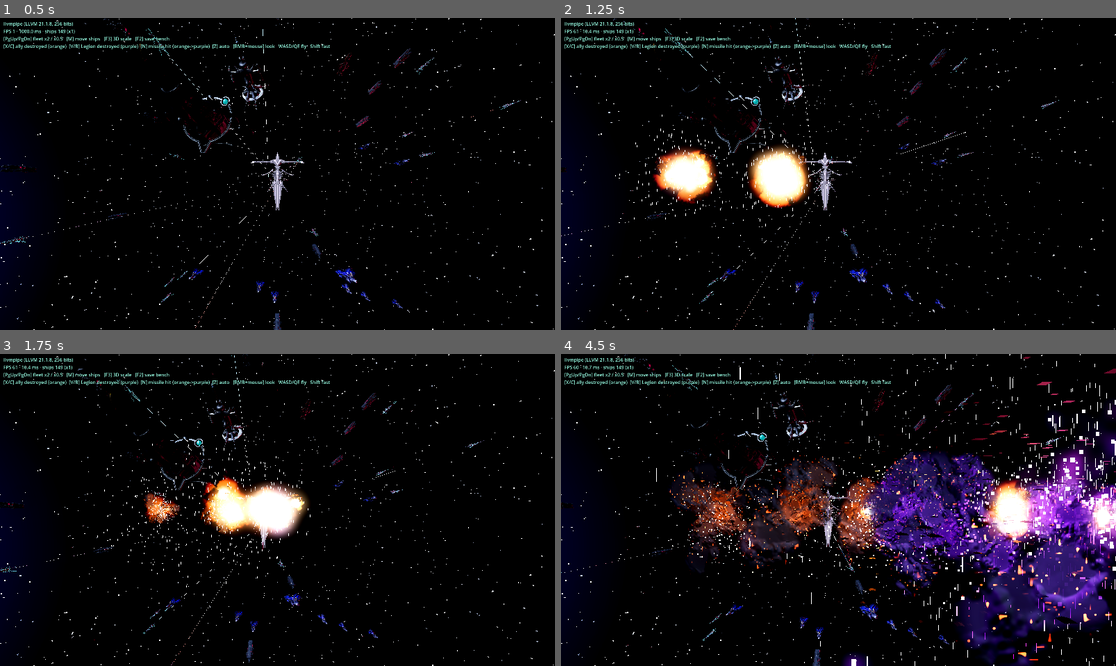
Above: before the commit, frames 1-4 (two rows, left to right).
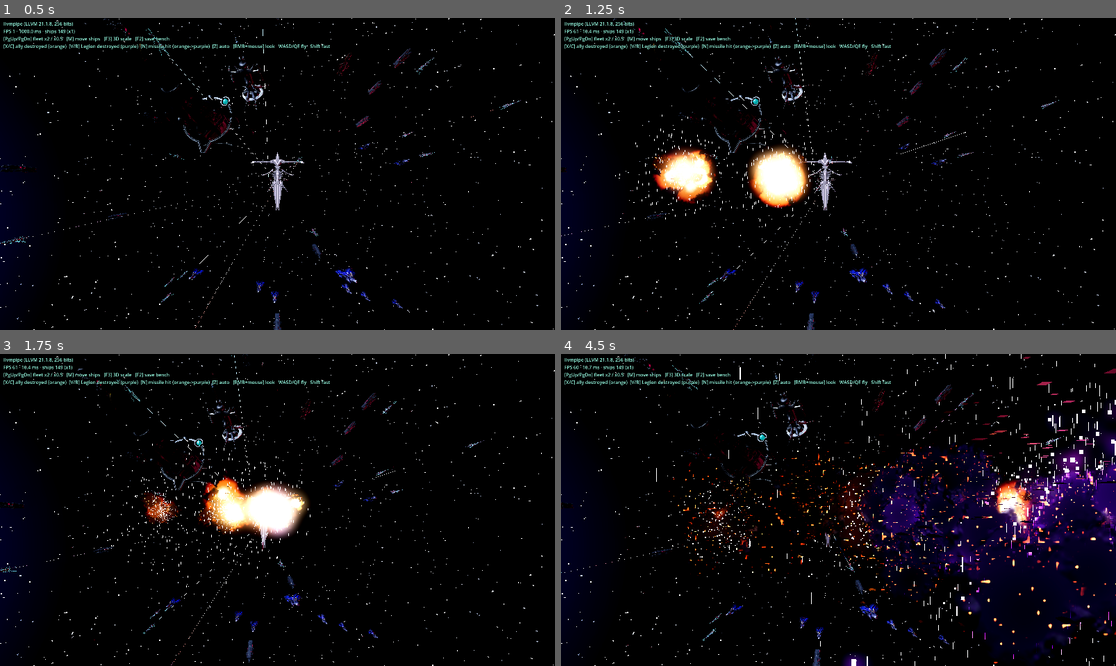
Above: after the commit, the same moments.

Repository: kayhase015497/tools
Game: Godot game, scene res://main.tscn
Same seed, same stepped clock (60 frames per second), same inputs: the game is played once before the commit and once after it.
Inputs (mouse positions are in pixels of both pictures, inside the frame that each line leads up to):
- Up to frame 1 (0.5 s): no input
- Up to frame 2 (1.25 s): tap Enter at 0.5 s; move the mouse to (960, 158) at 0.52 s; hold D from 0.53 s (still down); tap X at 0.6 s; click (960, 158) at 0.67 s; tap C at 0.8 s
- Up to frame 3 (1.75 s): move the mouse to (166, 525) at 1.27 s; release D at 1.28 s; hold S from 1.28 s (still down); tap C at 1.35 s; tap V at 1.55 s
- Up to frame 4 (4.5 s): move the mouse to (894, 441) at 2.02 s; release S at 2.03 s; hold D 2.03-2.78 s; tap V at 2.1 s; tap B at 2.3, 2.85 s; move the mouse to (810, 572) at 2.77 s; hold W 2.78-3.53 s; click (810, 572) at 2.92 s; tap N at 3.05, 3.6 s; move the mouse to (1005, 556) at 3.52 s; hold A from 3.53 s (still down); tap X at 3.8, 4.35 s; move the mouse to (672, 463) at 4.27 s

Frame 1 is identical in both runs. In frame 2, 0.4% of the frame differs, in the area x 16-45%, y 43-59%; in frame 3, 0.8%; in frame 4, 24%, in the area x 19-100%, y 28-100%.

Commit message:
godot: explosion v4 — thick opaque black smoke (eroded cumulus edges, depth-sorted), toned-down fire tint
Co-Authored-By: Claude Sonnet 5.5 <noreply@anthropic.com>
Claude-Session: https://claude.ai/code/session_017eWXcFR8R8fWfFcmTcxD4c

Diff:
--- a/godot/scripts/explosion.gd
+++ b/godot/scripts/explosion.gd
@@ -89,8 +89,9 @@
 		sm_mat.set_shader_parameter("fire_color", Vector3(0.62, 0.25, 1.0))
 		sm_mat.set_shader_parameter("smoke_color", Vector3(0.03, 0.02, 0.05))
 	sm_mat.set_shader_parameter("shift", shift)
-	var smoke := _quad_particles(sm_mat, 40, 11.0, size * 2.0, size * 0.7, 0.0, size * 0.55, [Vector2(0, 0.25), Vector2(0.25, 0.85), Vector2(1, 1.6)])
+	var smoke := _quad_particles(sm_mat, 60, 11.0, size * 2.1, size * 0.7, 0.0, size * 0.5, [Vector2(0, 0.25), Vector2(0.25, 0.85), Vector2(1, 1.6)])
 	smoke.explosiveness = 0.55
+	smoke.draw_order = GPUParticles3D.DRAW_ORDER_VIEW_DEPTH   # 煙需要依深度排序，才不會前後互相穿透
 	root.add_child(smoke)
 	smoke.emitting = true
 	# 3) 火花雨：速度差很大的細長亮點（橘黃＋粉紫兩種色系）
--- a/godot/shaders/smoke.gdshader
+++ b/godot/shaders/smoke.gdshader
@@ -2,9 +2,9 @@
 render_mode unshaded, blend_mix, depth_draw_never, cull_disabled;
 // 濃煙（Squadron 42 風）：近黑的「花椰菜雲」。用高度場算出假法線，做出圓鼓鼓的團塊與暗心亮邊；
 // 火光只染「朝向爆炸中心」的那一側（隨距離與壽命衰減）；內有紅橘餘燼光點。
-uniform vec3 smoke_color : source_color = vec3(0.03, 0.028, 0.03);
+uniform vec3 smoke_color : source_color = vec3(0.012, 0.011, 0.013);
 uniform vec3 fire_color : source_color = vec3(1.0, 0.38, 0.09);
-uniform vec3 key_color : source_color = vec3(0.34, 0.38, 0.5);
+uniform vec3 key_color : source_color = vec3(0.30, 0.33, 0.42);
 uniform vec3 fire_color2 : source_color = vec3(0.62, 0.25, 1.0);
 uniform float shift = 0.0;   // 冷色主光／環境光打在煙的受光面
 uniform vec3 center = vec3(0.0);                                   // 爆炸中心（世界座標）
@@ -19,7 +19,7 @@
 float vn(vec2 p) { vec2 i = floor(p), f = fract(p); f = f * f * (3.0 - 2.0 * f);
 	return mix(mix(h21(i), h21(i + vec2(1, 0)), f.x), mix(h21(i + vec2(0, 1)), h21(i + vec2(1, 1)), f.x), f.y); }
 float fbm(vec2 p) { float a = 0.5, s = 0.0; for (int i = 0; i < 4; i++) { s += a * vn(p); p = p * 2.03 + vec2(1.7, 9.2); a *= 0.5; } return s; }
-float height(vec2 q, float r) { return smoothstep(0.25, 0.85, fbm(q) * 1.15 + (1.0 - r) * 0.5); }
+float height(vec2 q, float r) { return smoothstep(0.18, 0.7, fbm(q) * 1.15 + (1.0 - r) * 0.6); }
 
 void vertex() {
 	age = INSTANCE_CUSTOM.y;
@@ -43,18 +43,20 @@
 	float e = 0.06;
 	vec2 g = vec2(height(q + vec2(e, 0.0), r) - height(q - vec2(e, 0.0), r), height(q + vec2(0.0, e), r) - height(q - vec2(0.0, e), r)) / (2.0 * e);
 	vec3 n = normalize(vec3(-g * 0.9, 1.0));
-	float edge = smoothstep(1.0, 0.5, r);
-	float a = h * edge * smoothstep(0.0, 0.06, age) * pow(clamp(1.0 - age, 0.0, 1.0), 0.7) * 0.97;
+	float r2 = r + (fbm(q * 1.9 + 5.0) - 0.5) * 0.7;               // 用噪聲侵蝕輪廓：不再是規則圓盤，而是凹凸的積雲邊緣
+	float edge = smoothstep(1.0, 0.45, r2);
+	// 濃：高度場拉高後夾到 1（團塊核心完全不透明，只有邊緣半透明），壽命前 60% 幾乎不淡出
+	float a = clamp(h * 2.0, 0.0, 1.0) * edge * smoothstep(0.0, 0.05, age) * (1.0 - smoothstep(0.6, 1.0, age));
 	if (a < 0.015) discard;
 	float facing_fire = clamp(dot(n, normalize(vec3(ldir_v, 0.55))), 0.0, 1.0);          // 朝向爆炸中心的面
 	// 時間軸：前期火光強（濃煙中帶火光）→ 後期以濃煙為主、火光為輔（Squad 爆炸）
 	float fire_t = pow(clamp(1.0 - age * 3.2, 0.0, 1.0), 1.6) * 1.15 + 0.12 * pow(clamp(1.0 - age, 0.0, 1.0), 4.0);
-	float fire = pow(facing_fire, 1.6) * fire_t * dist_k * fire_glow;
+	float fire = pow(facing_fire, 1.8) * fire_t * dist_k * fire_glow * 0.55;
 	float facing_key = clamp(dot(n, normalize(vec3(-0.45, 0.65, 0.6))), 0.0, 1.0);        // 冷色主光（左上）
 	float ao = 0.35 + 0.65 * smoothstep(0.0, 0.9, r);                                      // 團塊中心較暗（自遮蔽）
 	float ember = smoothstep(0.88, 0.96, vn(q * 8.0 + age * 2.0)) * (1.0 - age) * 2.0 * (0.4 + dist_k);
 	vec3 fcol = mix(fire_color, fire_color2, shift * smoothstep(0.1, 0.4, age));
-	vec3 col = smoke_color * (0.8 + 1.2 * h) * ao + key_color * pow(facing_key, 1.3) * 0.6 * smoothstep(0.0, 0.12, age) + fcol * fire + mix(vec3(1.0, 0.32, 0.06), fire_color2, shift * smoothstep(0.1, 0.4, age)) * ember;
+	vec3 col = smoke_color * (0.8 + 1.2 * h) * ao + key_color * pow(facing_key, 2.2) * 0.42 * smoothstep(0.0, 0.12, age) + fcol * fire + mix(vec3(1.0, 0.32, 0.06), fire_color2, shift * smoothstep(0.1, 0.4, age)) * ember;
 	ALBEDO = col;
 	ALPHA = a;
 }
Not shown, changed: docs/space-war/ENGINE-MIGRATION-PLAN.md
